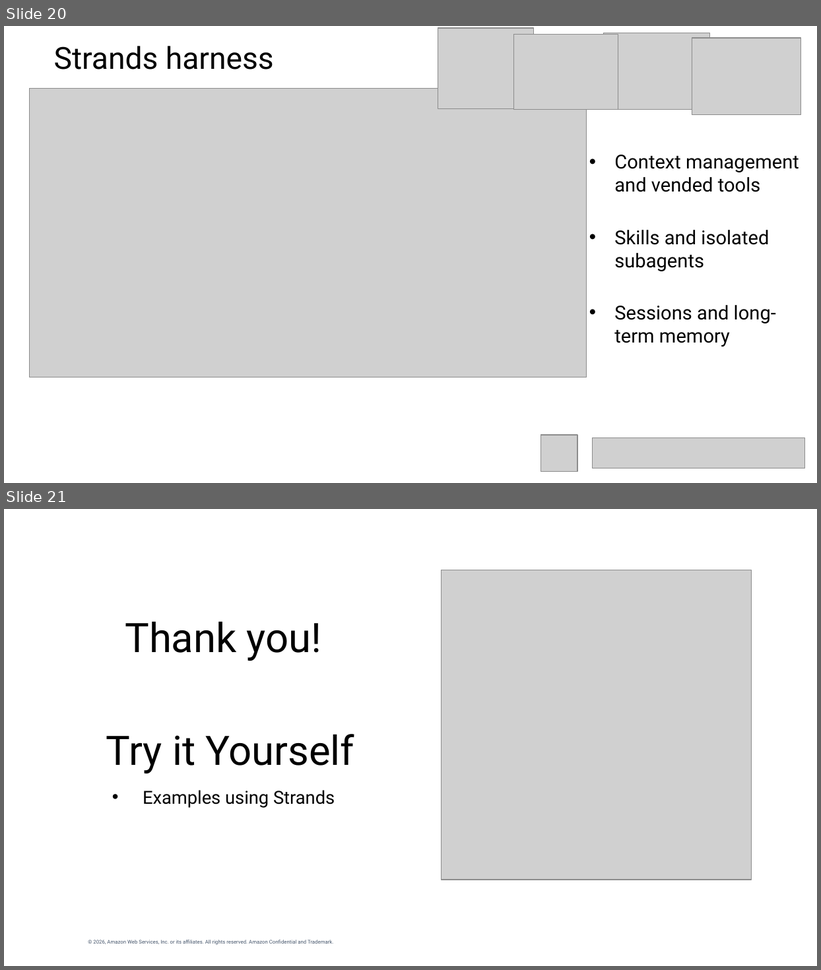
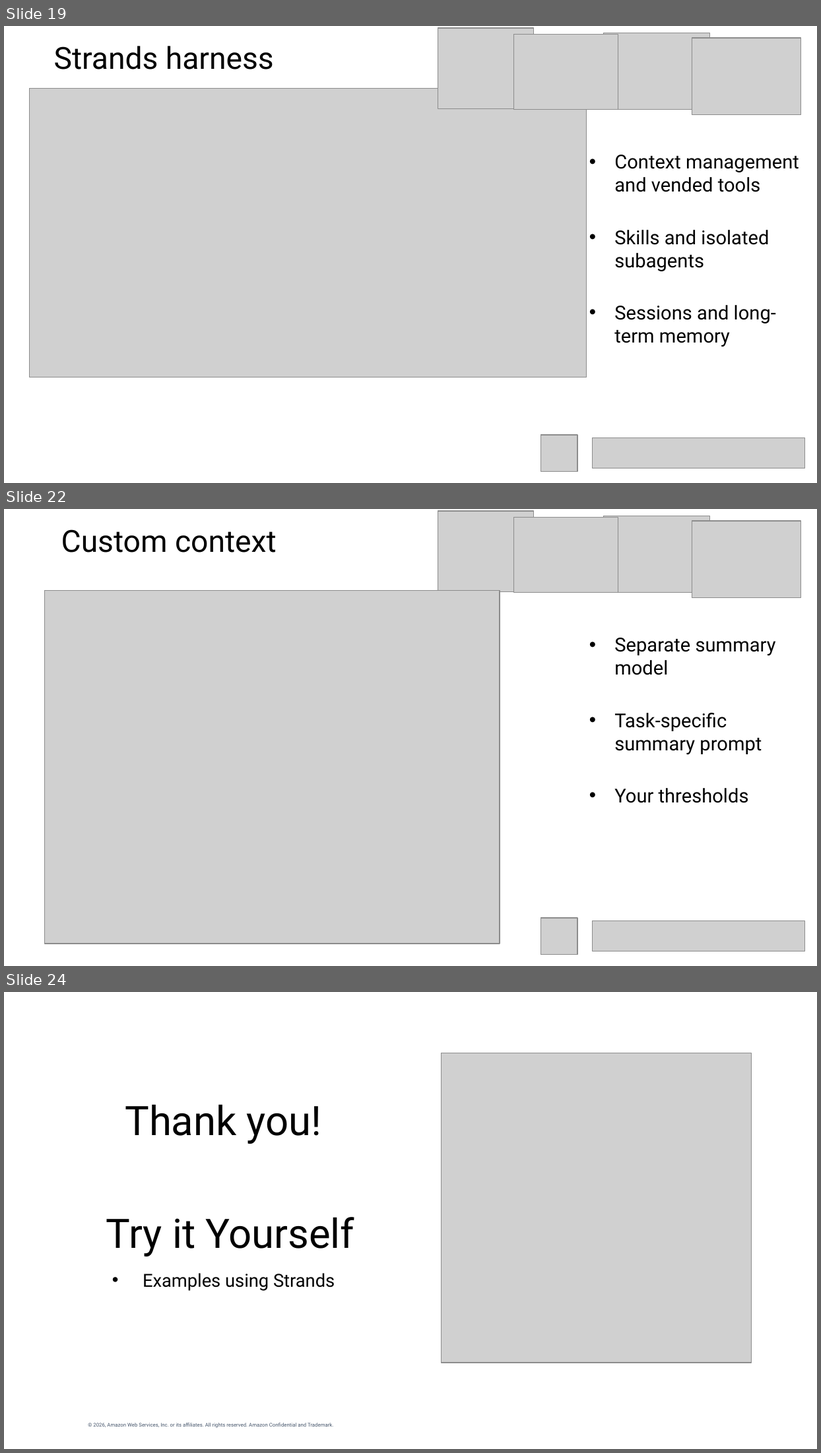
Before and after one commit to morganwilliscloud/context-engineering-strands-samples, a slide deck: presentation/context-engineering-talk.pptx. Shown one above the other, each under a label of ours: slides 20 and 21 before the commit, slides 19, 22 and 24 after it; the slides between them are not shown. The pictures are 821x970 and 821x1453 pixels, drawn with LibreOffice and Linux fonts; fonts in the diff are those of the drawing; grey boxes stand for pictures; background and template pictures are left out. Boxes give left, top, right and bottom in pixels: in the first picture for what was removed or moved away, otherwise in the second. Text is boxed around its words. In the diff, an @@ line names an element or a change of style, - is before the commit and + after.

```diff
--- a/presentation/context-engineering-talk.pptx
+++ b/presentation/context-engineering-talk.pptx
@@ slide 22 added at (4, 509, 817, 966), background picture (left out) @@
@@ picture added at (438, 512, 533, 592) @@
@@ picture added at (514, 517, 618, 593) @@
@@ picture added at (604, 516, 710, 593) @@
@@ picture added at (692, 521, 801, 597) @@
@@ title added at (61, 529, 277, 553), 27 pt, text #000000 @@
+Custom context
@@ picture added at (45, 590, 500, 944) @@
@@ text added at (614, 638, 776, 803), 17 pt, text #000000 @@
+• Separate summary model
+• Task-specific summary prompt
+• Your thresholds
@@ picture added at (541, 918, 578, 955) @@
@@ picture added at (593, 921, 805, 951) @@
@@ what was slide 20 is now slide 19 @@
@@ what was slide 21 is now slide 24 @@
```
Also in this commit, not shown: 1 slide changed, 2 other slides added, 5 other files.
